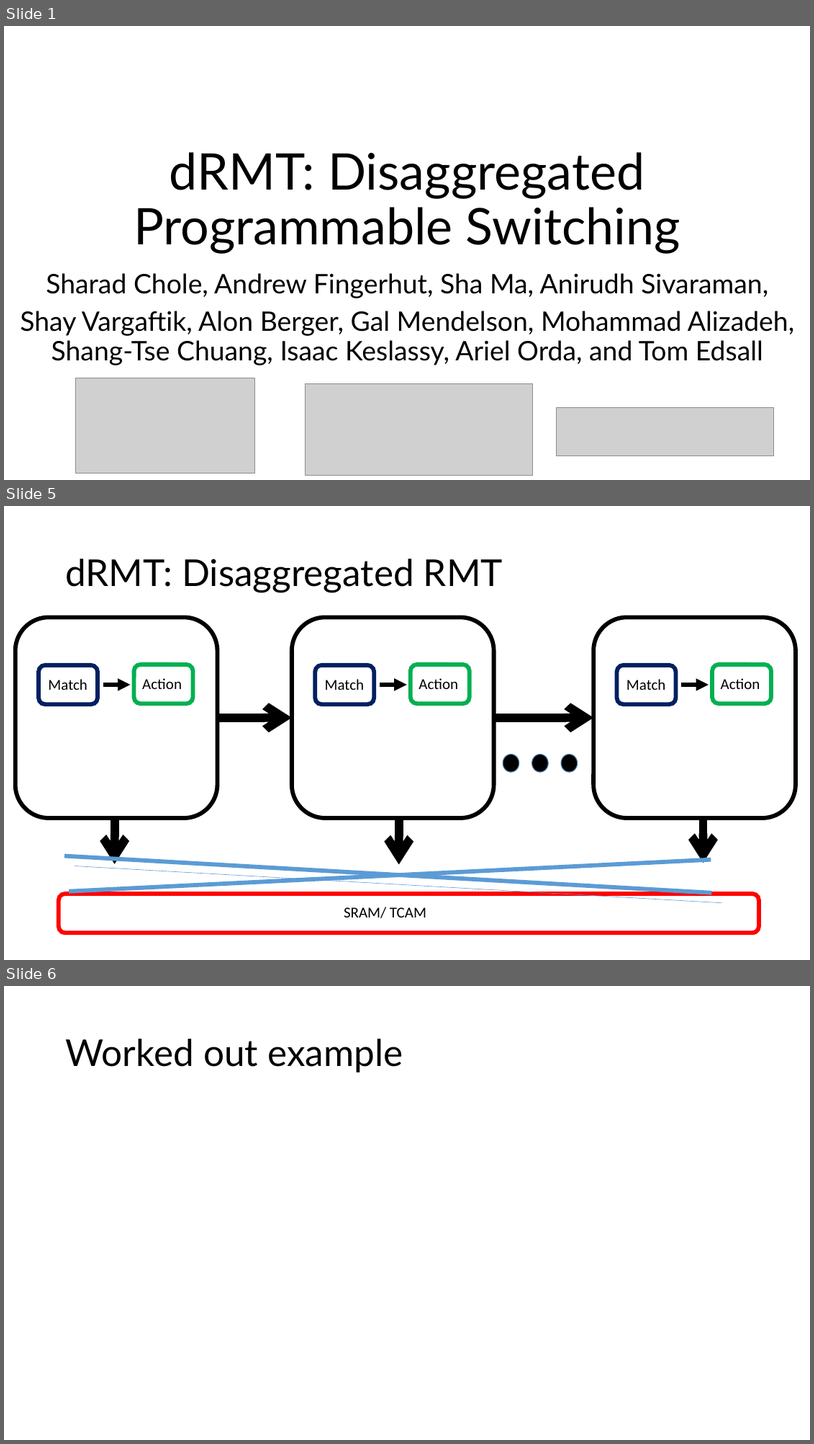
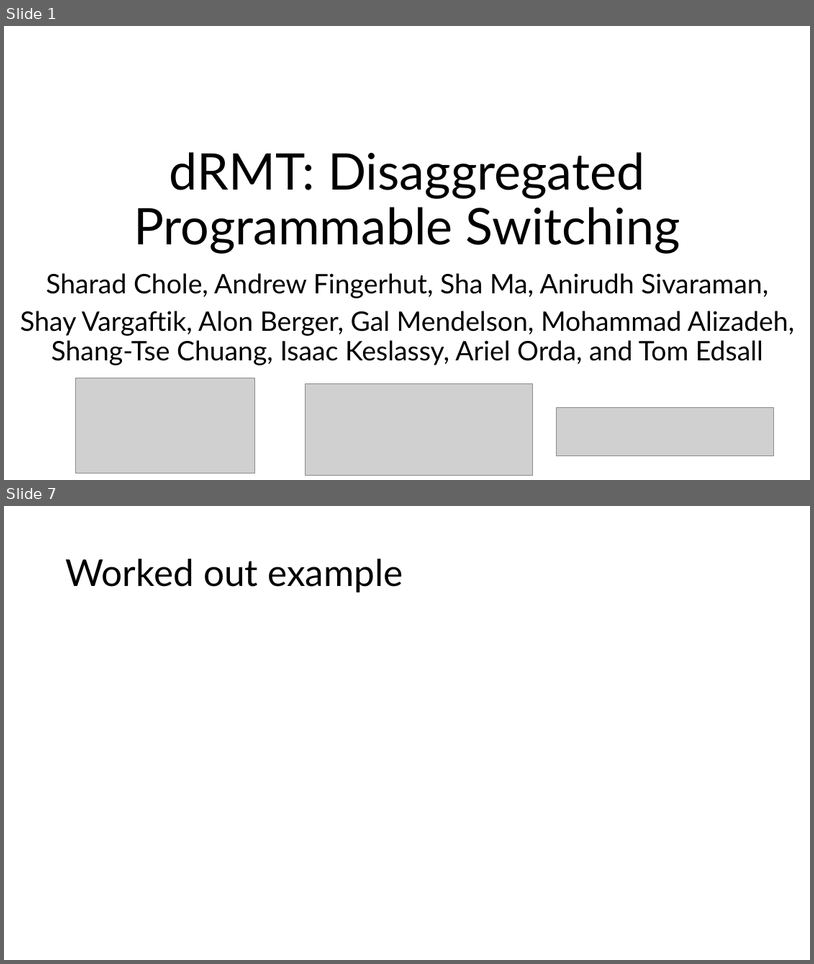
Before and after one commit to anirudhSK/drmt_talk, a slide deck: drmt.pptx. Shown one above the other, each under a label of ours: slides 1, 5 and 6 before the commit, slides 1 and 7 after it; the slides between them are not shown. The pictures are 814x1444 and 814x964 pixels, drawn with LibreOffice and Linux fonts; fonts in the diff are those of the drawing; grey boxes stand for pictures. Boxes give left, top, right and bottom in pixels: in the first picture for what was removed or moved away, otherwise in the second. Text is boxed around its words. In the diff, an @@ line names an element or a change of style, - is before the commit and + after.

```diff
--- a/drmt.pptx
+++ b/drmt.pptx
@@ slide 5 removed at (4, 506, 810, 960), background #FFFFFF @@
@@ title removed at (65, 559, 503, 592) @@
-dRMT: Disaggregated RMT
@@ rounded rectangle removed at (16, 618, 218, 818) @@
@@ rounded rectangle removed at (39, 665, 98, 705) @@
@@ rounded rectangle removed at (134, 664, 193, 704) @@
@@ text removed at (142, 678, 182, 689) @@
-Action
@@ group removed at (292, 618, 494, 818): 3 rounded rectangles, 2 texts, 1 arrow @@
-Match
-Action
@@ group removed at (594, 618, 796, 818): 3 rounded rectangles, 2 texts, 1 arrow @@
-Match
-Action
@@ text removed at (48, 679, 87, 690) @@
-Match
@@ arrow removed from (103, 685) to (131, 685) @@
@@ arrow removed from (218, 718) to (292, 718) @@
@@ arrow removed from (494, 718) to (594, 718) @@
@@ ellipse removed at (503, 754, 520, 772) @@
@@ ellipse removed at (532, 754, 548, 772) @@
@@ ellipse removed at (562, 754, 578, 772) @@
@@ arrow removed from (115, 819) to (115, 864) @@
@@ arrow removed from (399, 819) to (399, 864) @@
@@ arrow removed from (704, 818) to (704, 862) @@
@@ line removed from (64, 856) to (712, 893) @@
@@ line removed from (69, 891) to (712, 860) @@
@@ line removed from (75, 866) to (722, 903) @@
@@ rounded rectangle removed at (59, 894, 759, 933) @@
@@ text removed at (344, 906, 427, 918) @@
-SRAM/ TCAM
@@ what was slide 6 is now slide 7 @@
```
Also in this commit, not shown: 4 slides changed, 2 slides added.
